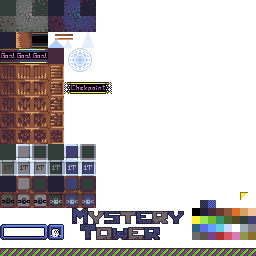
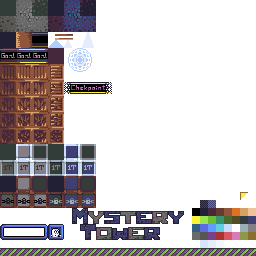
Two versions of the same layered image (256 x 256). Layer-by-layer changes:
added layer "25%" (25%) above "50%" over <box>216,240,224,248</box>
moved "50%" above "75%", painted on it over <box>200,240,224,248</box>
added layer "75%" (75%) above "new" over <box>200,240,224,248</box>
